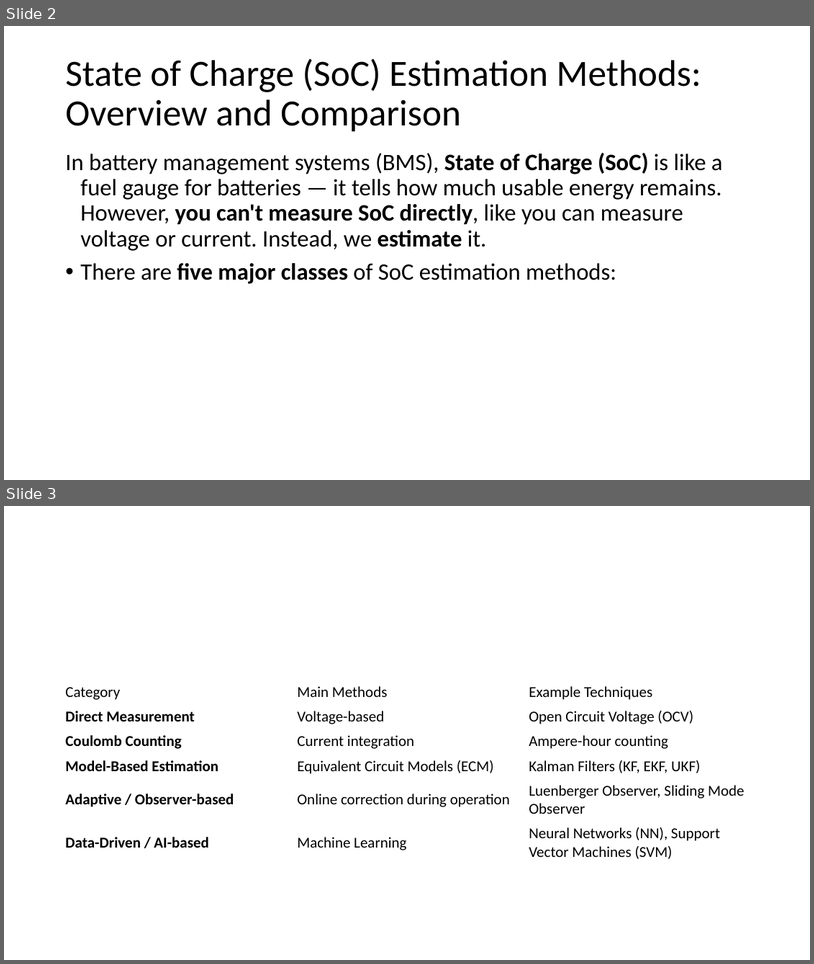
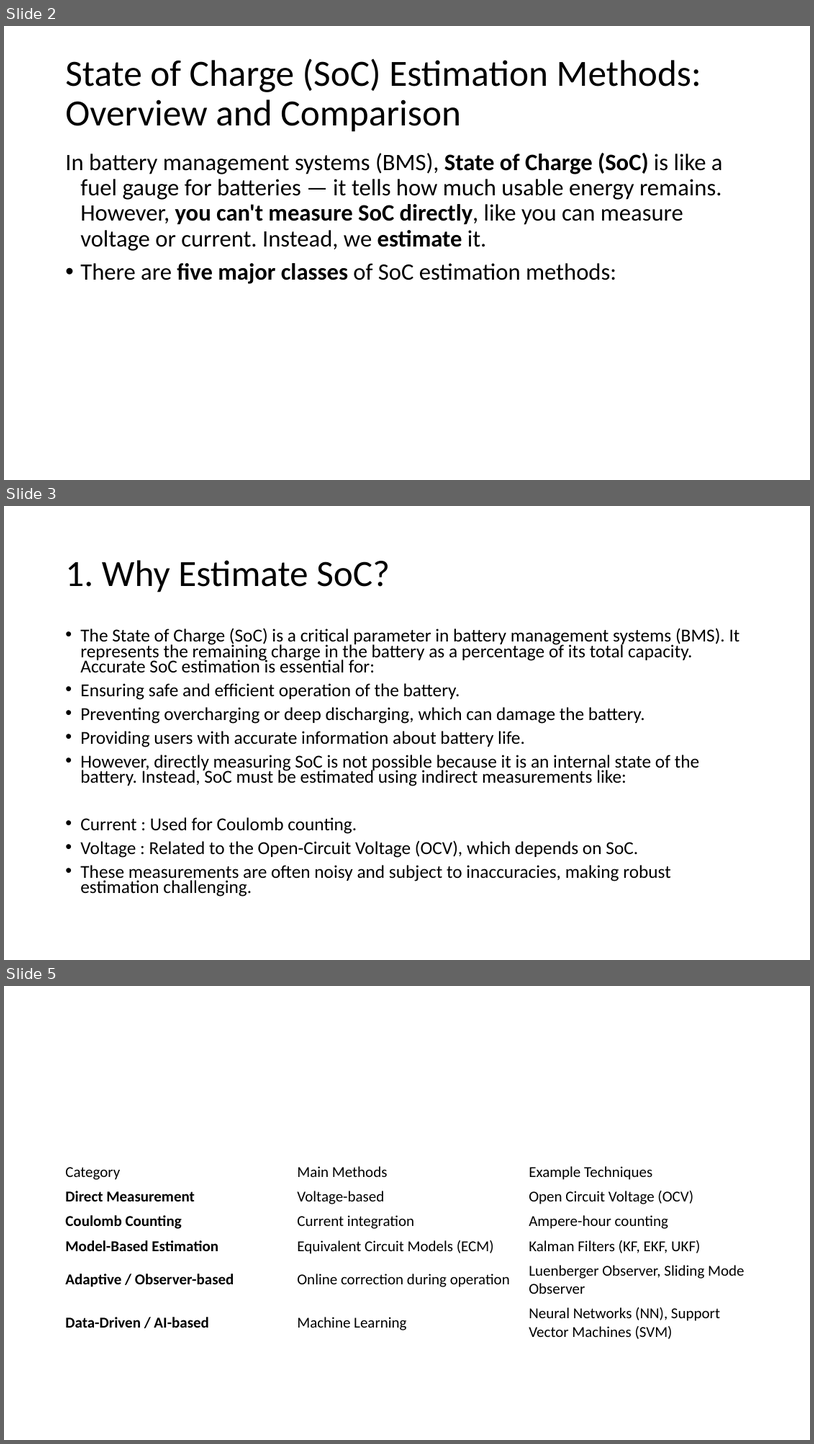
Before and after one commit to DrHammerhead/SoC-estimation, a slide deck: SoC Estimation.pptx. Shown one above the other, each under a label of ours: slides 2 and 3 before the commit, slides 2, 3 and 5 after it; the slides between them are not shown. The pictures are 814x964 and 814x1444 pixels, drawn with LibreOffice and Linux fonts; fonts in the diff are those of the drawing. Boxes give left, top, right and bottom in pixels: in the first picture for what was removed or moved away, otherwise in the second. Text is boxed around its words. In the diff, an @@ line names an element or a change of style, - is before the commit and + after.

```diff
--- a/SoC Estimation.pptx
+++ b/SoC Estimation.pptx
@@ slide 3 added at [4,506,810,960], background #FFFFFF @@
@@ title added at [65,560,390,592], 44 pt, text #000000 @@
+1. Why Estimate SoC?
@@ text added at [80,628,741,896], 21.7 pt, text #000000 @@
+• The State of Charge (SoC) is a critical parameter in battery management systems (BMS). It represents the remaining charge in the battery as a percentage of its total capacity. Accurate SoC estimation is essential for:
+• Ensuring safe and efficient operation of the battery.
+• Preventing overcharging or deep discharging, which can damage the battery.
+• Providing users with accurate information about battery life.
+• However, directly measuring SoC is not possible because it is an internal state of the battery. Instead, SoC must be estimated using indirect measurements like:
+• Current : Used for Coulomb counting.
+• Voltage : Related to the Open-Circuit Voltage (OCV), which depends on SoC.
+• These measurements are often noisy and subject to inaccuracies, making robust estimation challenging.
@@ what was slide 3 is now slide 5 @@
```
Also in this commit, not shown: 9 other slides added, 1 slide removed.
